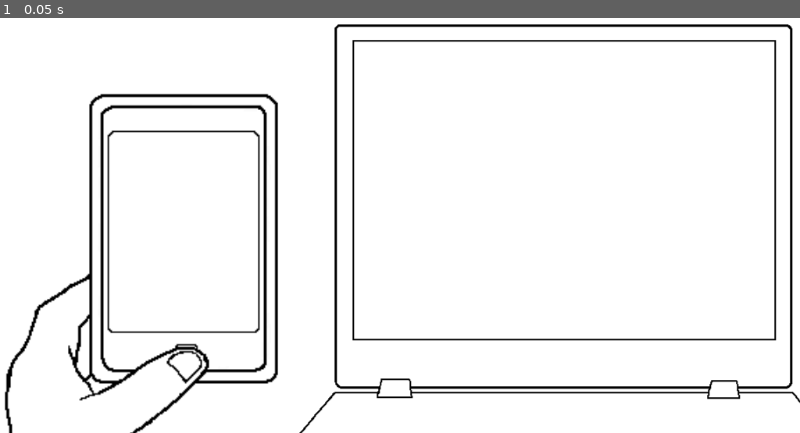
Above: before the commit, frame 1.
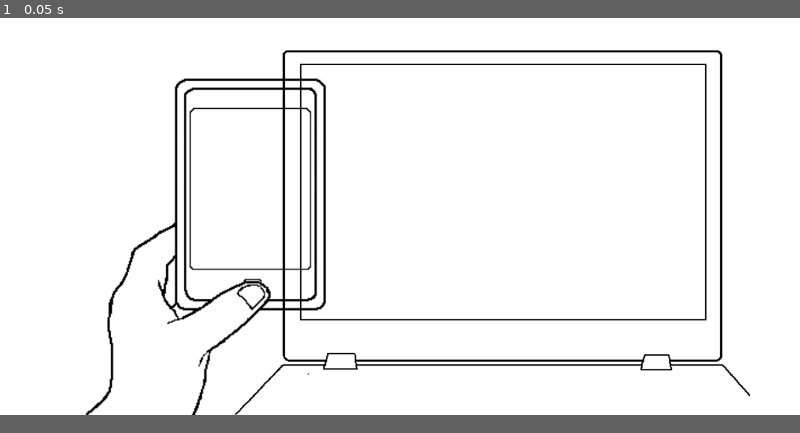
Above: after the commit, the same moment.

Repository: Epitrochoid/ludum-dare-40
Game: Godot game, scene res://Container.tscn
Two runs of this game, one before a commit and one after it. Both use one fixed random seed, a clock stepped at 60 frames per second and the inputs below.
Inputs:
- Up to frame 1 (0.05 s): no input
In our replay, the window is 800x468 before the commit and 800x450 after it. These sizes can differ from the game's own. Grey fills any space a smaller window leaves; there, only what the larger window draws over its background counts as a difference.

The runs differ from the first frame. In frame 1, 12% of the frame differs, in the area x 0-100%, y 1-100%.

Commit message:
adjust viewport - 720

Diff:
--- a/Container.tscn
+++ b/Container.tscn
@@ -16,8 +16,8 @@
 anchor_top = 0.0
 anchor_right = 0.0
 anchor_bottom = 0.0
-margin_right = 1025.0
-margin_bottom = 600.0
+margin_right = 1280.0
+margin_bottom = 720.0
 rect_pivot_offset = Vector2( 0, 0 )
 rect_clip_content = false
 mouse_filter = 0
@@ -30,8 +30,8 @@
 anchor_top = 0.0
 anchor_right = 0.0
 anchor_bottom = 0.0
-margin_right = 1030.0
-margin_bottom = 600.0
+margin_right = 1280.0
+margin_bottom = 720.0
 rect_pivot_offset = Vector2( 0, 0 )
 rect_clip_content = false
 mouse_filter = 0
@@ -41,12 +41,13 @@
 
 [node name="Laptop" type="Sprite" parent="ColorRect"]
 
-position = Vector2( 651.281, 323.257 )
+position = Vector2( 720, 400 )
+scale = Vector2( 1.2, 1.06667 )
 texture = ExtResource( 1 )
 
 [node name="Phone" type="Sprite" parent="ColorRect"]
 
-position = Vector2( 114.427, 433.869 )
+position = Vector2( 280, 450 )
 scale = Vector2( 1.8, 1.8 )
 z = 2
 texture = ExtResource( 2 )
--- a/project.godot
+++ b/project.godot
@@ -14,6 +14,11 @@
 run/main_scene="res://Container.tscn"
 config/icon="res://icon.png"
 
+[display]
+
+window/size/width=1280
+window/size/height=720
+
 [gdnative]
 
 singletons=[  ]
Not shown, added: assets/phone_with_hand_color.png.import
